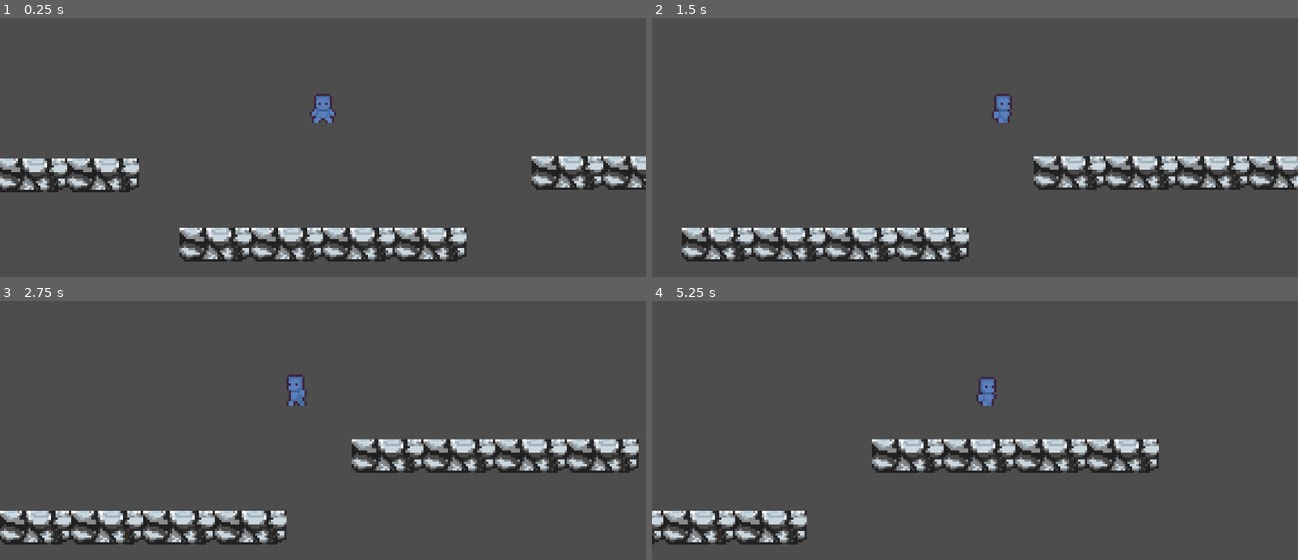
Above: before the commit, frames 1-4 (two rows, left to right).
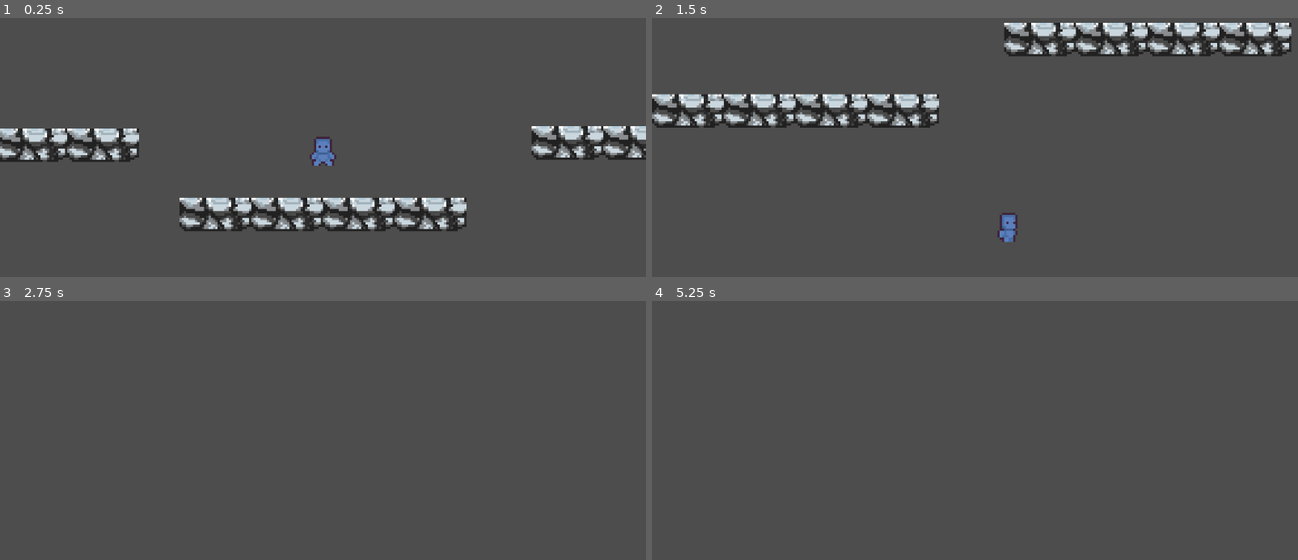
Above: after the commit, the same moments.

Repository: LAMEK8206/2d_playermovement_sidescroll_and_topdown
Game: Godot game, scene res://2d_playermovement_sidescroll_and_topdown/scenes/world.tscn
The game is run twice, just before and just after one commit, with the same random seed, the same clock (stepped at 60 frames per second) and the same inputs.
Inputs:
- Up to frame 1 (0.25 s): no input
- Up to frame 2 (1.5 s): hold D (d_player_move_right) from 0.53 s (still down); tap Space at 0.6 s; tap K (k_player_jump) at 0.77, 0.8, 1.07, 1.35 s
- Up to frame 3 (2.75 s): tap K (k_player_jump) at 1.52, 1.82, 2.3 s; tap Space at 1.55, 2.1 s; release D (d_player_move_right) at 2.03 s; hold A (a_player_move_left) from 2.03 s (still down)
- Up to frame 4 (5.25 s): release A (a_player_move_left) at 2.78 s; hold D (d_player_move_right) 2.78-4.28 s; tap Space at 2.85, 4.35, 5.1 s; tap K (k_player_jump) at 3.02, 3.32, 3.6, 3.77, 4.07, 4.52, 4.82 s; hold A (a_player_move_left) 4.28-5.03 s; hold D (d_player_move_right) from 5.03 s (still down)

The runs differ from the first frame. In frame 1, 17% of the frame differs, in the area x 0-100%, y 29-95%; in frame 2, 19%, in the area x 0-100%, y 1-95%; in frame 3, 9.8%; in frame 4, 7.5%.

Commit message:
بازنویسی کامل کد برای استفاده راحت در پروژه های دیگر
کد ها به صورت کامل باز نویسی شده
نوع گرفتن کلید های ورودی تغییر کره است و قابل تنظیم از اینسپکتور میباشد
کد حرکت و حرکت  تغییر کرده است
 روش جدید برای نمایش انیمیشن ها  استفاده شده
در کل بهتر شده دیگه

Diff:
--- a/2d_playermovement_sidescroll_and_topdown/scenes/player.tscn
+++ b/2d_playermovement_sidescroll_and_topdown/scenes/player.tscn
@@ -1,16 +1,7 @@
-[gd_scene load_steps=23 format=3 uid="uid://dl6la5mjrlnae"]
+[gd_scene format=3 uid="uid://dl6la5mjrlnae"]
 
 [ext_resource type="Texture2D" uid="uid://cnt1x8qtevmwg" path="res://2d_playermovement_sidescroll_and_topdown/sprits/Prototype_Character_Blue.png" id="1_3vyb7"]
 [ext_resource type="Script" uid="uid://jyuhqa5dm770" path="res://2d_playermovement_sidescroll_and_topdown/scripts/player.gd" id="1_g2els"]
-
-
-[sub_resource type="AtlasTexture" id="AtlasTexture_dqkch"]
-atlas = ExtResource("1_3vyb7")
-region = Rect2(0, 32, 32, 32)
-
-[sub_resource type="AtlasTexture" id="AtlasTexture_qlg0r"]
-atlas = ExtResource("1_3vyb7")
-region = Rect2(32, 32, 32, 32)
 
 [sub_resource type="AtlasTexture" id="AtlasTexture_tuyoq"]
 atlas = ExtResource("1_3vyb7")
@@ -28,6 +19,14 @@
 atlas = ExtResource("1_3vyb7")
 region = Rect2(96, 128, 32, 32)
 
+[sub_resource type="AtlasTexture" id="AtlasTexture_f1ej7"]
+atlas = ExtResource("1_3vyb7")
+region = Rect2(0, 64, 32, 32)
+
+[sub_resource type="AtlasTexture" id="AtlasTexture_oprun"]
+atlas = ExtResource("1_3vyb7")
+region = Rect2(32, 64, 32, 32)
+
 [sub_resource type="AtlasTexture" id="AtlasTexture_g2els"]
 atlas = ExtResource("1_3vyb7")
 region = Rect2(0, 0, 32, 32)
@@ -35,6 +34,14 @@
 [sub_resource type="AtlasTexture" id="AtlasTexture_qhqgy"]
 atlas = ExtResource("1_3vyb7")
 region = Rect2(32, 0, 32, 32)
+
+[sub_resource type="AtlasTexture" id="AtlasTexture_dqkch"]
+atlas = ExtResource("1_3vyb7")
+region = Rect2(0, 32, 32, 32)
+
+[sub_resource type="AtlasTexture" id="AtlasTexture_qlg0r"]
+atlas = ExtResource("1_3vyb7")
+region = Rect2(32, 32, 32, 32)
 
 [sub_resource type="AtlasTexture" id="AtlasTexture_y4r1p"]
 atlas = ExtResource("1_3vyb7")
@@ -51,14 +58,6 @@
 [sub_resource type="AtlasTexture" id="AtlasTexture_jej6c"]
 atlas = ExtResource("1_3vyb7")
 region = Rect2(96, 96, 32, 32)
-
-[sub_resource type="AtlasTexture" id="AtlasTexture_f1ej7"]
-atlas = ExtResource("1_3vyb7")
-region = Rect2(0, 64, 32, 32)
-
-[sub_resource type="AtlasTexture" id="AtlasTexture_oprun"]
-atlas = ExtResource("1_3vyb7")
-region = Rect2(32, 64, 32, 32)
 
 [sub_resource type="AtlasTexture" id="AtlasTexture_a8ls1"]
 atlas = ExtResource("1_3vyb7")
@@ -80,17 +79,6 @@
 animations = [{
 "frames": [{
 "duration": 1.0,
-"texture": SubResource("AtlasTexture_dqkch")
-}, {
-"duration": 1.0,
-"texture": SubResource("AtlasTexture_qlg0r")
-}],
-"loop": true,
-"name": &"a&d_idel",
-"speed": 5.0
-}, {
-"frames": [{
-"duration": 1.0,
 "texture": SubResource("AtlasTexture_tuyoq")
 }, {
 "duration": 1.0,
@@ -108,13 +96,46 @@
 }, {
 "frames": [{
 "duration": 1.0,
+"texture": SubResource("AtlasTexture_f1ej7")
+}, {
+"duration": 1.0,
+"texture": SubResource("AtlasTexture_oprun")
+}],
+"loop": true,
+"name": &"idel_1",
+"speed": 5.0
+}, {
+"frames": [{
+"duration": 1.0,
 "texture": SubResource("AtlasTexture_g2els")
 }, {
 "duration": 1.0,
 "texture": SubResource("AtlasTexture_qhqgy")
 }],
 "loop": true,
-"name": &"s_idel",
+"name": &"idel_2",
+"speed": 5.0
+}, {
+"frames": [{
+"duration": 1.0,
+"texture": SubResource("AtlasTexture_dqkch")
+}, {
+"duration": 1.0,
+"texture": SubResource("AtlasTexture_qlg0r")
+}],
+"loop": true,
+"name": &"idel_3",
+"speed": 5.0
+}, {
+"frames": [{
+"duration": 1.0,
+"texture": SubResource("AtlasTexture_dqkch")
+}, {
+"duration": 1.0,
+"texture": SubResource("AtlasTexture_qlg0r")
+}],
+"loop": true,
+"name": &"idel_4",
 "speed": 5.0
 }, {
 "frames": [{
@@ -132,17 +153,6 @@
 }],
 "loop": true,
 "name": &"s_move",
-"speed": 5.0
-}, {
-"frames": [{
-"duration": 1.0,
-"texture": SubResource("AtlasTexture_f1ej7")
-}, {
-"duration": 1.0,
-"texture": SubResource("AtlasTexture_oprun")
-}],
-"loop": true,
-"name": &"w_idel",
 "speed": 5.0
 }, {
 "frames": [{
@@ -166,14 +176,14 @@
 [sub_resource type="CircleShape2D" id="CircleShape2D_qlg0r"]
 radius = 6.0
 
-[node name="player" type="CharacterBody2D"]
+[node name="player" type="CharacterBody2D" unique_id=897432133]
 script = ExtResource("1_g2els")
 
-[node name="AnimatedSprite2D" type="AnimatedSprite2D" parent="."]
+[node name="AnimatedSprite2D" type="AnimatedSprite2D" parent="." unique_id=1826252390]
 sprite_frames = SubResource("SpriteFrames_dqkch")
-animation = &"a&d_move"
-autoplay = "s_idel"
+animation = &"idel_2"
+autoplay = "idel_2"
 
-[node name="CollisionShape2D" type="CollisionShape2D" parent="."]
+[node name="CollisionShape2D" type="CollisionShape2D" parent="." unique_id=448336586]
 position = Vector2(0, 1)
 shape = SubResource("CircleShape2D_qlg0r")
--- a/2d_playermovement_sidescroll_and_topdown/scenes/world.tscn
+++ b/2d_playermovement_sidescroll_and_topdown/scenes/world.tscn
@@ -9,7 +9,6 @@
 [node name="world" type="Node2D"]
 
 [node name="player" parent="." instance=ExtResource("1_nnsk1")]
-check_player_mode = false
 
 [node name="Camera2D" type="Camera2D" parent="player"]
 zoom = Vector2(4, 4)
--- a/2d_playermovement_sidescroll_and_topdown/scripts/player.gd
+++ b/2d_playermovement_sidescroll_and_topdown/scripts/player.gd
@@ -2,13 +2,14 @@
 
 #دریافت جاذبه از گیم انجین
 var gravity = ProjectSettings.get_setting("physics/2d/default_gravity")
-#این متغیر برای ضرب در مقادیر دیگر به منظور کوچک کردن مقادیر اصلی است
-const power :float = 50.0
+
+#گرفتن کلید های ورودی برای حرکت
+@export var move_key : Array [Key] = [KEY_W,KEY_S,KEY_A,KEY_D,KEY_SPACE]
+
 #مقادیر کنترل‌کننده‌ی بازیکن
-@export var check_player_mode :bool = true
-@export var move_player_in_tow_axic : bool =false
+@export var player_mode :bool = true
 @export var player_move_speed :float = 100.0
-@export var player_jump_power :float = 400.0
+@export var player_jump_power :float = 350.0
 
 #ساخت آبجکت از نود AnimationSprite2D برای پخش انیمیشن‌ها
 @onready var animated_sprite : AnimatedSprite2D = $AnimatedSprite2D
@@ -16,69 +17,70 @@
 func _ready() -> void:
 	pass
 
+# چک جهت انیمیشن ها
+enum Direct{
+	non , up , down , left , right
+}
+# مشخص کردن مقدار اویه داریکت
+var direct : Direct = Direct.non
 func _physics_process(delta: float) -> void:
-	#چک کردن حالت‌های بازیکن
-	if check_player_mode == true :
-		#اعمال جاذبه به بازیکن
-		velocity.y += gravity * delta
 
-		#حرکت دادن بازیکن به سمت چپ و راست
-		if Input.is_action_pressed("a_player_move_left") :
-			velocity.x = -player_move_speed * power * delta
-			animated_sprite.flip_h = true
-			animated_sprite.play("a&d_move")
-		elif Input.is_action_just_released("a_player_move_left") :
+	#دریافت جهت های حرکت
+	var dirction = Vector2 (int(Input.is_key_pressed(move_key[3])) - int (Input.is_key_pressed(move_key[2])) ,
+							int (Input.is_key_pressed(move_key[1])) - int(Input.is_key_pressed(move_key[0])) )
+
+	#حرکت پلیر در حالت تاپ دون
+	if  player_mode == false : #چک کردن حالت
+		if dirction :
+			if Input.is_key_pressed(move_key[3]) :
+				velocity.x = dirction.x * player_move_speed
+				animated_sprite.flip_h = false # چرخاندن انیمشن پلیر
+				animated_sprite.play("a&d_move") # کد اجرا کردن انیمشن
+				direct = Direct.right # دادن مقدار به متقیری که مقدار دایرکت را میگیر بقه هم مشابه همین هستند
+			if Input.is_key_pressed(move_key[2]) :
+				velocity.x = dirction.x * player_move_speed
+				animated_sprite.flip_h = true
+				animated_sprite.play("a&d_move")
+				direct = Direct.left
+			if Input.is_key_pressed(move_key[0]) :
+				velocity.y = dirction.y *player_move_speed
+				animated_sprite.play("w_move")
+				direct = Direct.up
+			if Input.is_key_pressed(move_key[1]) :
+				velocity.y = dirction.y * player_move_speed
+				animated_sprite.play("s_move")
+				direct = Direct.down
+		else :
 			velocity.x = 0
-			animated_sprite.play("a&d_idel")
+			velocity.y = 0
+			if direct != Direct.non: # چک میکنیم که دکمه ای دکمه ای از کیبرد فشار داده نشده و انیمیشن ایدل پیشفرض پلی میشود
+				animated_sprite.play("idel_" + str(direct))
 
-		if Input.is_action_pressed("d_player_move_right") :
-			velocity.x = player_move_speed * power * delta
-			animated_sprite.flip_h = false
-			animated_sprite.play("a&d_move")
-		elif Input.is_action_just_released("d_player_move_right") :
+	#حرکت کردن پلیر در حالت ساید اسکرول
+	if player_mode == true :
+
+		#ا اعمال جاذبه به پلیر
+		if not is_on_floor() :
+			velocity.y += gravity * delta
+		# حرکت به سمت چپ و راست
+		if dirction :
+			if Input.is_key_pressed(move_key[3]) :
+				velocity.x = dirction.x * player_move_speed
+				animated_sprite.flip_h = false
+				animated_sprite.play("a&d_move")
+				direct = Direct.right
+			if Input.is_key_pressed(move_key[2]) :
+				velocity.x = dirction.x * player_move_speed
+				animated_sprite.flip_h = true
+				animated_sprite.play("a&d_move")
+				direct = Direct.left
+		else :
 			velocity.x = 0
-			animated_sprite.play("a&d_idel")
+			if direct != Direct.non :
+				animated_sprite.play("idel_" + str(direct))
+		# پریدن پلیر
+		if Input.is_key_pressed(move_key[4]) and is_on_floor() :
+			velocity.y -= player_jump_power
 
-		#اضافه کردن پرش به بازیکن
-		if is_on_floor() and Input.is_action_just_pressed("k_player_jump") : velocity.y += -player_jump_power * power *delta
-
-	#چک کردن حالت‌های بازیکن
-	if check_player_mode == false :
-		#حرکت بازیکن در حالت تاپ‌داون به چهار جهت
-		if Input.is_action_pressed("a_player_move_left") :
-			velocity.x = -player_move_speed * power * delta
-			animated_sprite.flip_h = true
-			animated_sprite.play("a&d_move")
-		elif Input.is_action_just_released("a_player_move_left") :
-			velocity.x = 0
-			animated_sprite.play("a&d_idel")
-
-		if Input.is_action_pressed("d_player_move_right") :
-			velocity.x = player_move_speed * power * delta
-			animated_sprite.flip_h = false
-			animated_sprite.play("a&d_move")
-		elif Input.is_action_just_released("d_player_move_right") :
-			velocity.x = 0
-			animated_sprite.play("a&d_idel")
-
-		if Input.is_action_pressed("w_player_move_up") :
-			velocity.y = -player_move_speed * power * delta
-			animated_sprite.play("w_move")
-		elif Input.is_action_just_released("w_player_move_up") :
-			velocity.y = 0
-			animated_sprite.play("w_idel")
-
-		if Input.is_action_pressed("s_player_move_down") :
-			velocity.y = player_move_speed * power * delta
-			animated_sprite.play("s_move")
-		elif Input.is_action_just_released("s_player_move_down") :
-			velocity.y = 0
-			animated_sprite.play("s_idel")
-
-		if move_player_in_tow_axic == true :
-			if Input.is_action_pressed("a_player_move_left") and Input.is_action_pressed("w_player_move_up") : velocity = Vector2.ZERO
-			elif Input.is_action_pressed("a_player_move_left") and Input.is_action_pressed("s_player_move_down") : velocity = Vector2.ZERO
-			elif Input.is_action_pressed("s_player_move_down") and Input.is_action_pressed("d_player_move_right") : velocity = Vector2.ZERO
-			elif Input.is_action_pressed("d_player_move_right") and Input.is_action_pressed("w_player_move_up") : velocity = Vector2.ZERO
 
 	move_and_slide()
--- a/project.godot
+++ b/project.godot
@@ -8,11 +8,15 @@
 
 config_version=5
 
+[animation]
+
+compatibility/default_parent_skeleton_in_mesh_instance_3d=true
+
 [application]
 
 config/name="2d_playermovement_sidescroll_and_topdown"
 run/main_scene="uid://d2ytyth2f01mi"
-config/features=PackedStringArray("4.5", "GL Compatibility")
+config/features=PackedStringArray("4.6", "GL Compatibility")
 
 [input]
 
